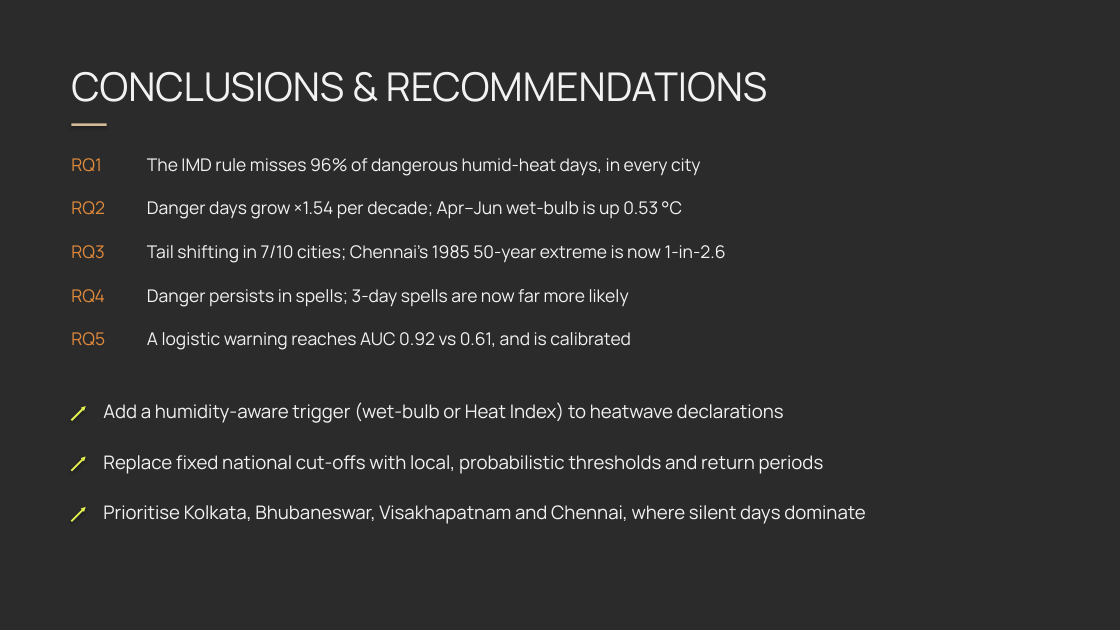
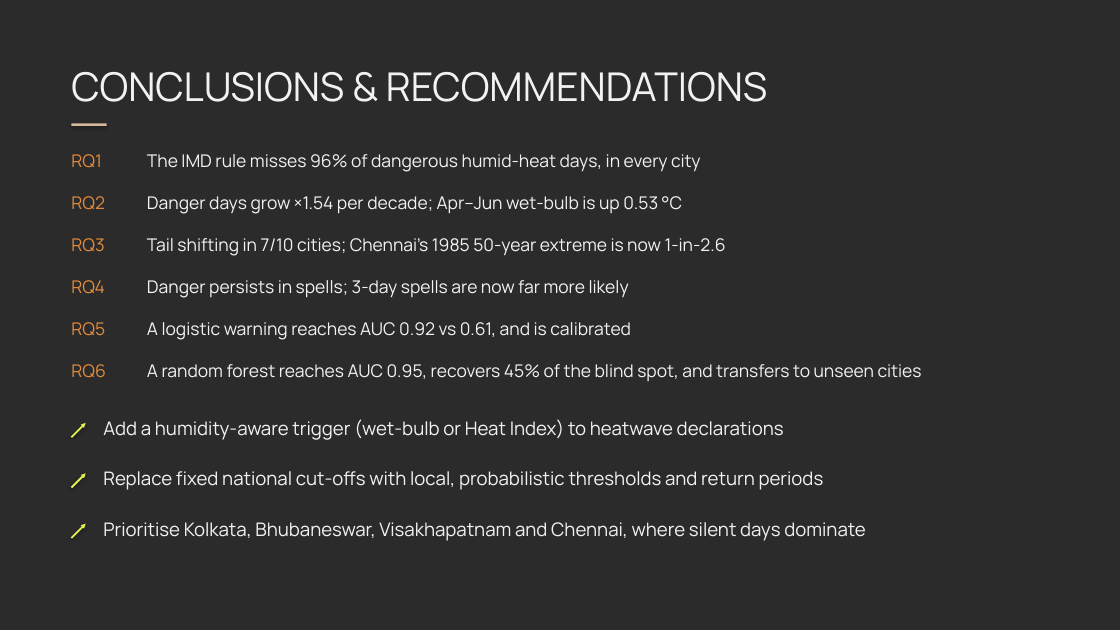
Before and after one commit to XArhaanshX/SilentHeat, a slide deck: slide 24 of presentation/Beyond40C_ProbStats.pptx (slide 21 before the commit). Drawn at 1120x630 pixels with LibreOffice and Linux fonts; fonts in the diff are those of the drawing; background and template pictures are left out; a plain dark background stands for a picture behind light text. Boxes give left, top, right and bottom in pixels: in the first picture for what was removed or moved away, otherwise in the second. Text is boxed around its words. In the diff, an @@ line names an element or a change of style, - is before the commit and + after.

```diff
--- a/presentation/Beyond40C_ProbStats.pptx
+++ b/presentation/Beyond40C_ProbStats.pptx
@@ 4 texts: place and size @@
-4 texts at (71, 158, 700, 219)
+4 texts at (71, 154, 700, 214)
@@ 6 texts: place and size @@
-6 texts at (71, 245, 726, 350)
+6 texts at (71, 238, 726, 340)
@@ text added at (71, 364, 105, 377), 15 pt, text #E08A3C @@
+RQ6
@@ text added at (147, 364, 922, 381), 15 pt, text #F2F2F2 @@
+A random forest reaches AUC 0.95, recovers 45% of the blind spot, and transfers to unseen cities
@@ arrow moved from (71, 471) - (86, 456) to (71, 437) - (86, 423) @@
@@ arrow moved from (71, 521) - (86, 507) to (71, 487) - (86, 473) @@
@@ arrow moved from (71, 420) - (86, 406) to (71, 538) - (86, 523) @@
@@ 3 texts: place and size @@
-3 texts at (103, 402, 866, 524)
+3 texts at (103, 419, 866, 541)
```
Also in this commit, not shown: 1 other slide changed, 3 slides added.
